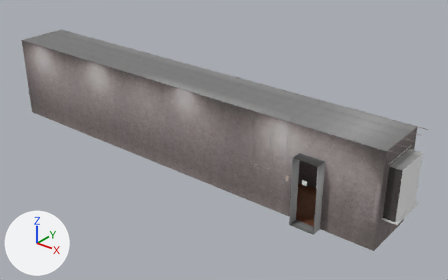
Two versions of the FBX model Assets/FBX/Location/Koridor/koridor.fbx, one commit apart.
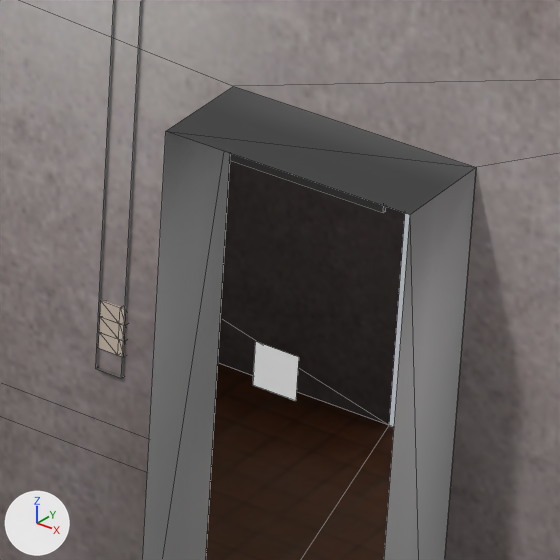
Each version appears first whole from a 50 mm lens placed at (19.06, -13.19, 9.26), pointed at (8.12, 0.48, 0.78), and next in a close-up on the part from 61% to 75% of the width and 51% to 72% of the height. The axes (+X, +Y, +Z) are drawn at lower left. The lights are the same throughout. The older version's two pictures come first. The close-ups show mesh edges as thin lines. Where no turn or scale is listed for an object, it has been applied to the vertices. Vertices at exactly the same position are counted once.

Before the edit, the objects in view are built like this:
```python
me_mesh = bpy.data.meshes.new('Mesh')
me_mesh.from_pydata(...)  # 616 vertices, 768 faces; spans x -7.67..7.12, y -1.21..1.22, z 0.0..2.79
me_mesh.materials.append(mat_material__238)  # picture img_koridor_jpg
me_mesh_002 = bpy.data.meshes.new('Mesh.002')
me_mesh_002.from_pydata(...)  # 164 vertices, 104 faces; spans x -8.72..4.53, y -1.75..0.24, z -0.46..1.62
me_mesh_002.materials.append(mat_material__241)  # picture img_plastic_jpg
me_mesh_005 = bpy.data.meshes.new('Mesh.005')
me_mesh_005.from_pydata(...)  # 24 vertices, 6 faces; spans x -0.62..11.57, y -0.35..1.74, z -0.24..0.62
me_mesh_005.materials.append(mat_material__264)  # picture img_tabl_jpg
ob_koridor = bpy.data.objects.new('koridor', me_mesh)
ob_koridor.location = (7.294, -0.014, 0.0)
ob_plastic001 = bpy.data.objects.new('plastic001', me_mesh_002)
ob_plastic001.location = (8.593, 0.854, 1.192)
ob_tabl = bpy.data.objects.new('tabl', me_mesh_005)
ob_tabl.location = (0.587, -0.881, 1.599)
# also in view: 'switches001' at (11.36, -0.86, 1.15)
```
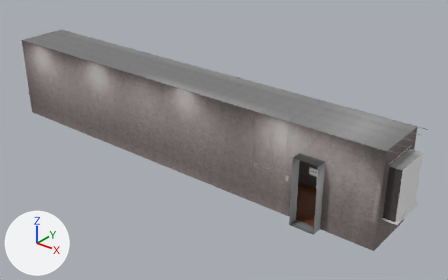
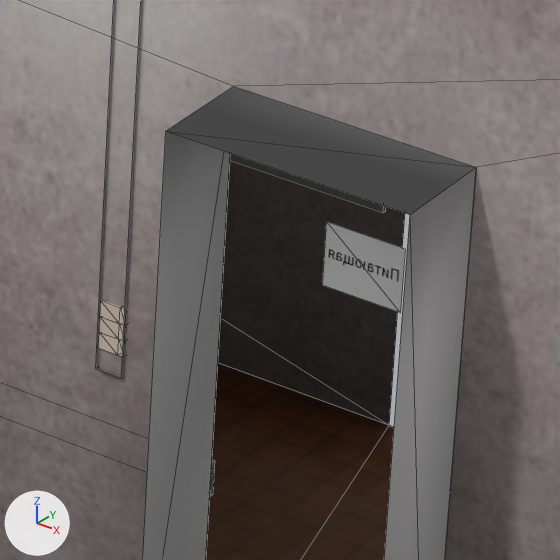
Location of each change, [x1, y1, x2, y2] in pixels of the close-ups (560 x 560 px):
'tabl', reshaped, recoloured: before [253, 341, 299, 401]; after [322, 221, 405, 313]
part 1 of me_mesh_005, deleted: before [253, 341, 299, 401]
part 2 of me_mesh_005, added: after [322, 221, 405, 313]

The change, as a list of edits to the scene's bpy script:
```text
Add img_tabl_new_jpg:
    img_tabl_new_jpg = load_image('tabl_new.jpg', '../../../Materials/add/tabl_new.jpg', 512, 512, 'sRGB')
Add mat_material__26:
    mat_material__26 = principled_material('Material #26')
    mat_material__26.texture = img_tabl_new_jpg
    mat_material__26.roughness = 0.0
Change me_mesh_005:
    used by ob_tabl; location = (0.587, -0.881, 1.599)
    remove me_mesh_005.from_pydata(...)  # 24 vertices, 6 faces; spans x -0.62..11.57, y -0.35..1.74, z -0.24..0.62
    remove me_mesh_005.materials.append(mat_material__264)  # picture img_tabl_jpg
    add me_mesh_005.from_pydata(...)  # 28 vertices, 14 faces; spans x -0.94..11.67, y 0.01..1.74, z -0.1..0.62
    me_mesh_005 part 1: the loose piece of 4 vertices spanning x 11.44..11.57, y -0.35, z -0.24..-0.11 is deleted
    me_mesh_005 part 2: 4 vertices added at x 11.42..11.67, y 0.01, z -0.1..0.1
    other edits to the shape of me_mesh_005 do not show in these pictures
    add me_mesh_005.materials.append(mat_material__26)  # picture img_tabl_new_jpg
```
